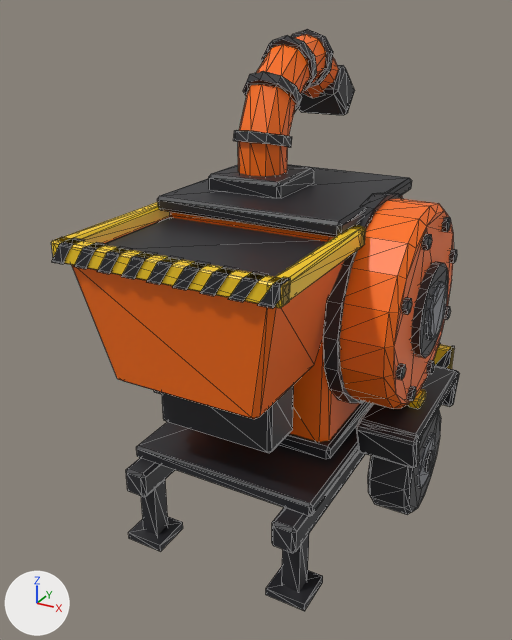
An edit to the glTF model assets/models/shredder.glb, drawn before and after from the same camera.
Both versions are drawn from a 50 mm camera at (7.37, -16.66, 12.52) aimed at (-1.36, -0.78, 4.58). The axes (+X, +Y, +Z) are drawn at lower left. The lights are the same throughout. The older version comes first. Mesh edges are drawn as thin lines. Vertices at exactly the same position are counted once.

Names of what the first picture shows: 'Metal__96989E', 'SmoothPlastic__26262A', 'SmoothPlastic__FACE1E', 'SmoothPlastic__FF700A'.
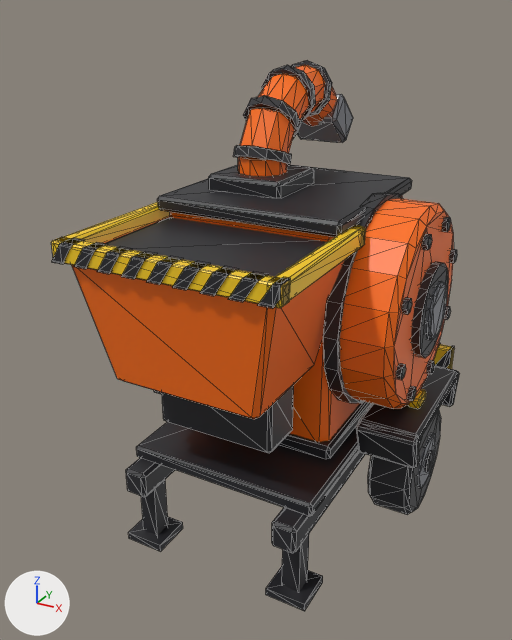
The change in detail:
me_smoothplastic__26262a is used by ob_smoothplastic__26262a; location (0.0, 0.0, 0.0).
me_smoothplastic__26262a had 1336 vertices, 2336 faces and spanned x -3.9..3.9, y -6.61..7.9, z 0.0..12.03.
me_smoothplastic__26262a now has 1312 vertices, 2292 faces and spans x -3.9..3.9, y -6.61..7.9, z 0.0..11.28.
me_smoothplastic__26262a part 1: the loose piece of 24 vertices spanning x -1.75..-0.25, y 1.67..3.03, z 9.78..11.12 is deleted.
Part 2, on me_smoothplastic__26262a:
4 vertices in x -1.68..-0.32, y 1.23..1.31, z 11.54..11.89 move by (0.0, 0.01, -0.75).
4 vertices in x -1.68..-0.32, y 1.13..1.47, z 11.11..11.49 move by (0.0, 0.0, -0.75).
4 vertices in x -1.68..-0.32, y 1.29..1.37, z 10.71..11.06 move by (0.0, -0.01, -0.75).
3 vertices in x -1.42..-0.58, y 1.34..1.54, z 11.84..12.03 move by (0.0, 0.02, -0.75).
3 vertices in x -1.42..-0.58, y 1.06..1.26, z 10.57..10.76 move by (0.0, -0.02, -0.75).
62 vertices move from x -1.68..-0.32, y -1.83..1.57, z 9.32..11.98 to x -1.68..-0.32, y -1.82..1.59, z 8.87..11.22.
me_metal__96989e is used by ob_metal__96989e; location (0.0, 0.0, 0.0).
me_metal__96989e had 272 vertices, 496 faces and spanned x -3.75..3.75, y -1.72..7.98, z 0.05..8.15.
me_metal__96989e now has 296 vertices, 540 faces and spans x -3.75..3.75, y -1.72..7.98, z 0.05..10.37.
me_metal__96989e part 3: a new loose piece of 24 vertices spanning x -1.75..-0.25, y 1.67..3.03, z 9.03..10.37, in mat_metal__96989e (grey #96989e).
me_smoothplastic__ff700a is used by ob_smoothplastic__ff700a; location (0.0, 0.0, 0.0).
me_smoothplastic__ff700a had 252 vertices, 468 faces and spanned x -2.71..3.4, y -6.42..4.8, z 2.45..11.92.
me_smoothplastic__ff700a now has 252 vertices, 468 faces and spans x -2.71..3.4, y -6.42..4.8, z 2.45..11.17.
me_smoothplastic__ff700a part 4: the loose piece of 20 vertices spanning x -1.59..-0.41, y 0.24..1.36, z 10.58..11.92 is turned -2.8 degrees about the x axis through its middle, then moved by (0.0, 0.0, -0.72).
me_smoothplastic__ff700a part 5: the loose piece of 20 vertices spanning x -1.59..-0.41, y 0.97..2.43, z 10.27..11.83 is moved by (0.0, 0.0, -0.75).
me_smoothplastic__ff700a part 6: 50 of 252 vertices moved; they spanned x -1.59..-0.41, y -1.72..0.64, z 9.32..11.72 and now span x -1.59..-0.41, y -1.72..0.6, z 8.87..11.04; mean shift (0.0, 0.0, -0.54); largest move (-1.0, 0.64, 10.68) -> (-1.0, 0.6, 9.96).

Where the change shows, as pixel boxes (x1, y1, x2, y2) in the pictures (512 x 640 px; the box of a moved part takes in the faces that stretch with it):
'SmoothPlastic__26262A', reshaped: before (52, 29, 459, 611); after (52, 60, 459, 611)
'SmoothPlastic__FF700A', reshaped (8% shorter): before (72, 34, 454, 442); after (72, 65, 454, 442)
'Metal__96989E', reshaped: before (417, 281, 447, 488); after (297, 94, 447, 488)
part 1 of me_smoothplastic__26262a, deleted (black): before (298, 65, 355, 115)
part 2 of me_smoothplastic__26262a, moved or reshaped: before (233, 29, 333, 147); after (233, 60, 332, 165)
part 3 of me_metal__96989e, added: after (297, 94, 353, 143)
part 4 of me_smoothplastic__ff700a, moved or reshaped: before (295, 34, 326, 83); after (295, 65, 325, 112)
part 5 of me_smoothplastic__ff700a, moved or reshaped: before (303, 58, 338, 98); after (302, 87, 337, 126)
part 6 of me_smoothplastic__ff700a, moved or reshaped: before (238, 44, 310, 176); after (238, 73, 309, 176)
